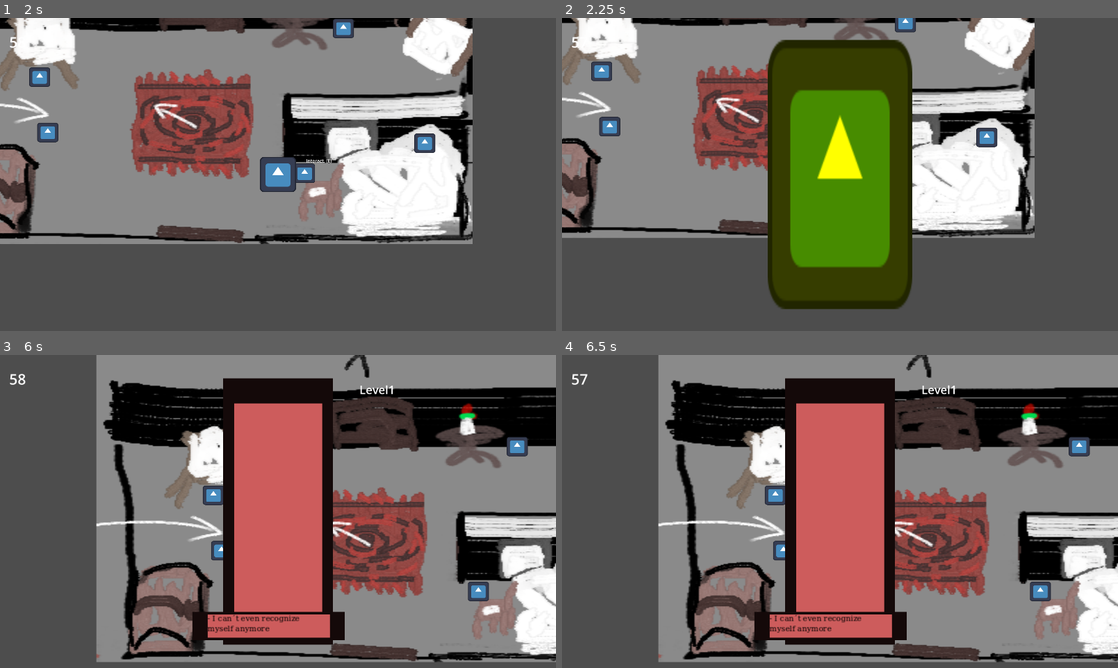
Above: before the commit, frames 1-4 (two rows, left to right).
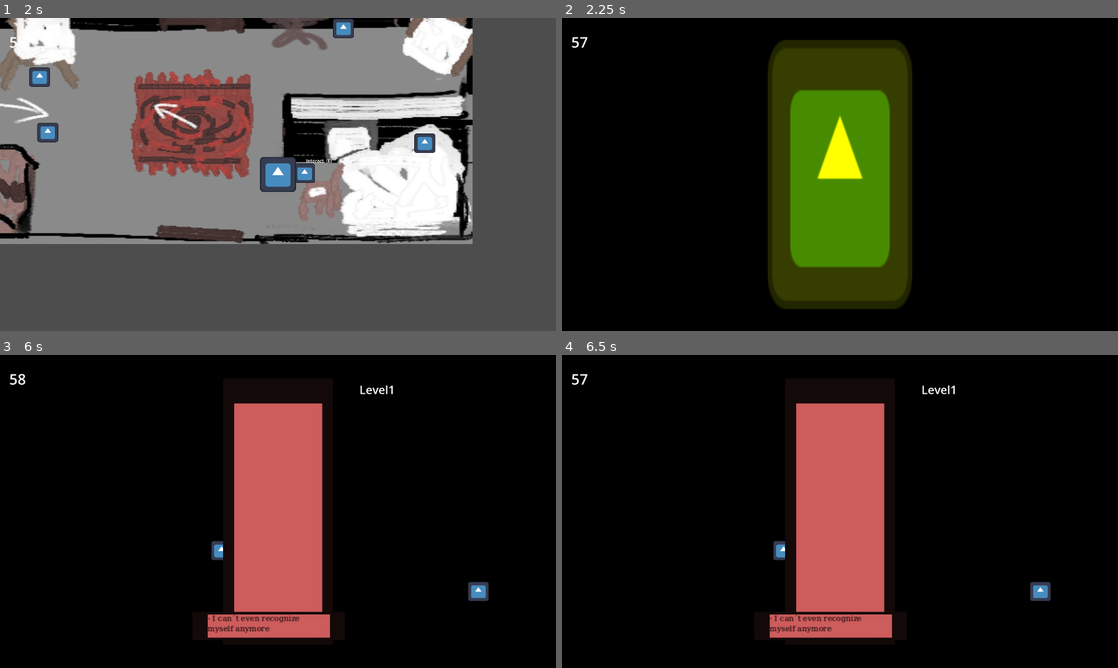
Above: after the commit, the same moments.

Repository: LitaDev-nsfw/gmtk25
Game: Godot game, scene res://scenes/game.tscn
The game is run twice, just before and just after one commit, with the same random seed, the same clock (stepped at 60 frames per second) and the same inputs. The engine's default icon, where the game draws it, is replaced by a stand-in: a white triangle on a blue panel in a dark square.
Inputs (mouse positions are in pixels of both pictures, inside the frame that each line leads up to):
- Up to frame 1 (2 s): tap Enter at 0.5 s; move the mouse to (400, 158) at 0.52 s; hold Right (ui_right) 0.53-1.28 s; hold E (interact) 0.53-1.28 s; click (400, 158) at 0.67 s; move the mouse to (166, 190) at 1.27 s; hold Down (ui_down) from 1.28 s (still down); tap Q (place) at 1.35 s
- Up to frame 2 (2.25 s): move the mouse to (895, 105) at 2.02 s; release Down (ui_down) at 2.03 s; hold Right (ui_right) from 2.03 s (still down); hold E (interact) from 2.03 s (still down)
- Up to frame 3 (6 s): tap Space at 2.75 s; move the mouse to (278, 492) at 2.77 s; release Right (ui_right) at 2.78 s; release E (interact) at 2.78 s; hold Up (ui_up) 2.78-3.53 s; tap Q (place) at 2.85, 5.1 s; click (278, 492) at 2.92 s; move the mouse to (444, 558) at 3.52 s; hold Left (ui_left) 3.53-4.25 s; hold E (interact) 3.53-4.25 s; tap Escape (esc) at 4.15 s; click "Restart" at 4.25 s; tap Enter at 5 s; move the mouse to (111, 464) at 5.02 s; hold Left (ui_left) 5.03-5.78 s; move the mouse to (305, 511) at 5.77 s; hold Down (ui_down) from 5.78 s (still down); hold E (interact) from 5.78 s (still down); click (305, 511) at 5.92 s
- Up to frame 4 (6.5 s): keep holding Down (ui_down); keep holding E (interact)

Frame 1 is identical in both runs. In frame 2, 75% of the frame differs, in the area x 0-100%, y 0-100%; in frame 3, 72%; in frame 4, 72%.

Commit message:
Added background to interactables

Diff:
--- a/gmtk25/project.godot
+++ b/gmtk25/project.godot
@@ -93,8 +93,3 @@
 "events": [Object(InputEventKey,"resource_local_to_scene":false,"resource_name":"","device":0,"window_id":0,"alt_presse …(194 unchanged characters)…
 ]
 }
-esc={
-"deadzone": 0.2,
-"events": [Object(InputEventKey,"resource_local_to_scene":false,"resource_name":"","device":0,"window_id":0,"alt_pressed":false,"shift_pressed":false,"ctrl_pressed":false,"meta_pressed":false,"pressed":false,"keycode":0,"physical_keycode":4194305,"key_label":0,"unicode":0,"location":0,"echo":false,"script":null)
-]
-}
--- a/gmtk25/scenes/interactable.tscn
+++ b/gmtk25/scenes/interactable.tscn
@@ -1,13 +1,20 @@
-[gd_scene load_steps=5 format=3 uid="uid://du6h2oyy5sg27"]
+[gd_scene load_steps=6 format=3 uid="uid://du6h2oyy5sg27"]
 
 [ext_resource type="Script" uid="uid://bmgn7b7h20hfs" path="res://scripts/interactable.gd" id="1_3asjn"]
 [ext_resource type="PackedScene" uid="uid://cpyce2i7r3wyc" path="res://scenes/number_lock.tscn" id="2_t8qc4"]
+[ext_resource type="Texture2D" uid="uid://cwsajgkrdv3im" path="res://assets/visuals/square.png" id="3_o0ci7"]
 [ext_resource type="PackedScene" uid="uid://d3apiw34m0up3" path="res://scenes/collision_component.tscn" id="3_wsi0i"]
 [ext_resource type="Texture2D" uid="uid://uaifruwo5cx0" path="res://icon.svg" id="4_ibph6"]
 
 [node name="Interactable" type="Node2D"]
 script = ExtResource("1_3asjn")
 scene_to_load = ExtResource("2_t8qc4")
+
+[node name="Background" type="Sprite2D" parent="."]
+modulate = Color(0, 0, 0, 1)
+position = Vector2(165.5, 308.5)
+scale = Vector2(4.64826, 2.74375)
+texture = ExtResource("3_o0ci7")
 
 [node name="CollisionComponent" parent="." instance=ExtResource("3_wsi0i")]
 
--- a/gmtk25/scripts/interactable.gd
+++ b/gmtk25/scripts/interactable.gd
@@ -7,6 +7,7 @@
 signal change_level
 signal repeat_level
 var child_scene : Node
+@onready var background: Sprite2D = $Background
 
 func _ready() -> void:
 	if scene_to_load != null:
@@ -19,6 +20,7 @@
 		canvas_layer.add_child(scene)
 		child_scene = canvas_layer.get_child(0)
 		child_scene.hide()
+		background.hide()
 
 func _on_collision_component_open_puzzle() -> void:
 	if child_scene.visible == true: # toggle
@@ -26,6 +28,7 @@
 	else:
 		child_scene._ready()
 		child_scene.show()
+		background.show()
 		Globals.player_can_move = false
 		if child_scene.name == "Mirror":
 			await get_tree().create_timer(5).timeout
@@ -34,6 +37,7 @@
 
 func _on_collision_component_close_puzzle() -> void:
 	child_scene.hide()
+	background.hide()
 	Globals.player_can_move = true
 
 func _change_level():
@@ -44,4 +48,5 @@
 
 func hide_mirror():
 	child_scene.hide()
+	background.hide()
 	EventSystem.play_mirror_line.emit()
Not shown: 1 places in gmtk25/scenes/dialog_box.tscn that only renumber resources
Not shown: 1 places in gmtk25/scenes/paiting.tscn that only renumber resources
Not shown: 1 places in gmtk25/scenes/plank.tscn that only renumber resources
